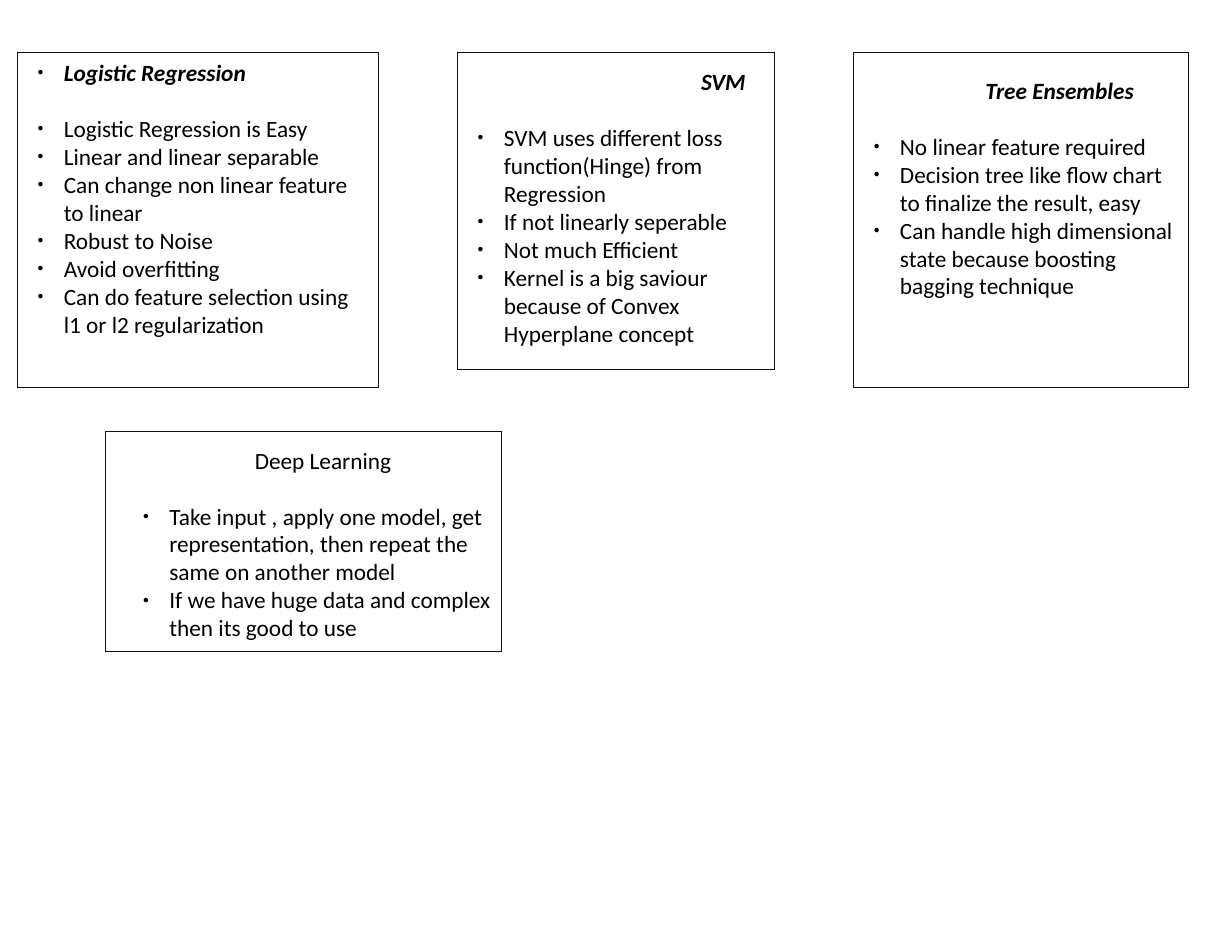
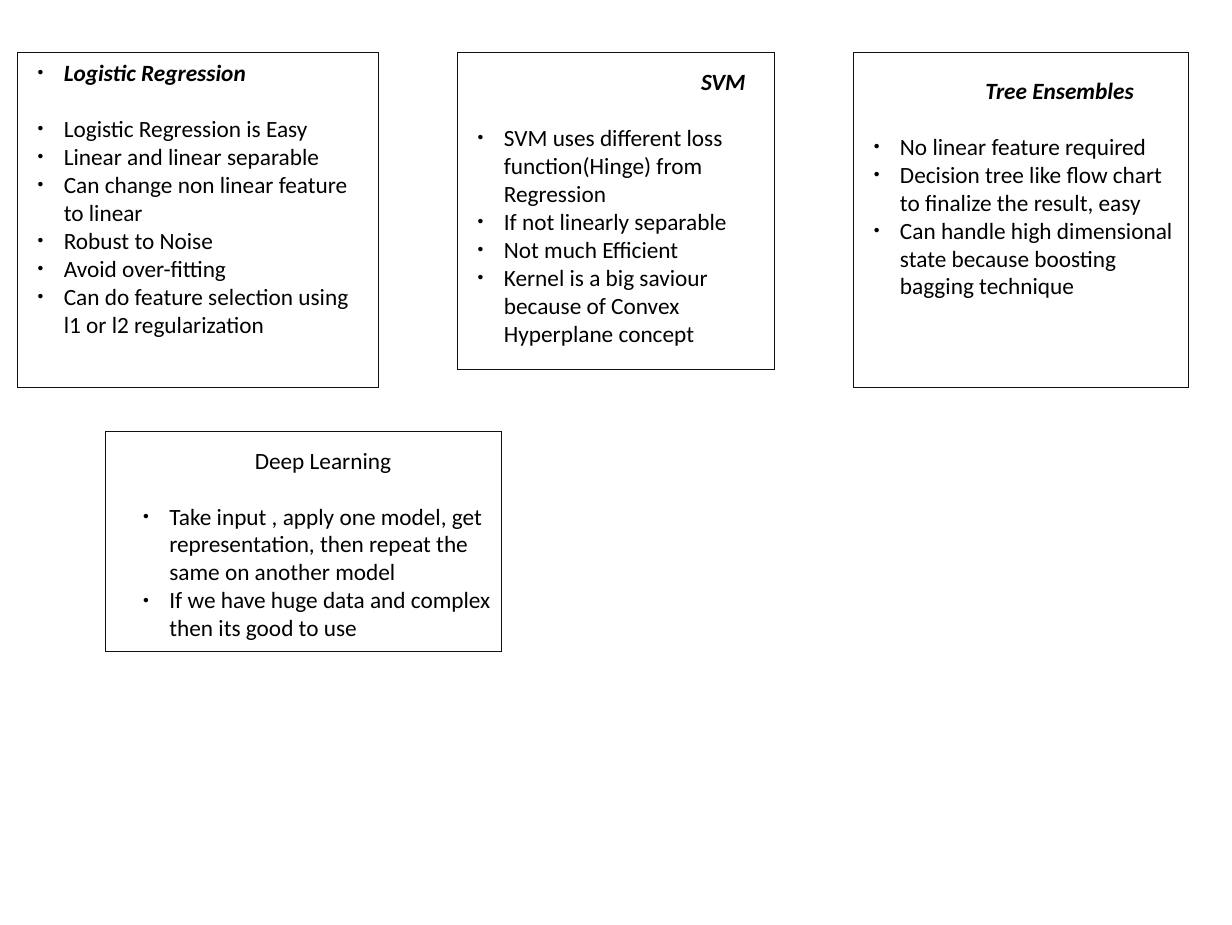
Before and after one commit to abhishek-ch/evolveML, a slide deck: slide 7 of data/smaato.odp. Drawn at 1232x925 pixels with LibreOffice and Linux fonts; fonts in the diff are those of the drawing. Boxes give left, top, right and bottom in pixels: in the first picture for what was removed or moved away, otherwise in the second. Text is boxed around its words. In the diff, an @@ line names an element or a change of style, - is before the commit and + after.

```diff
--- a/data/smaato.odp
+++ b/data/smaato.odp
@@ text at [504, 213, 726, 234]: text changed @@
-● If not linearly seperable
+● If not linearly separable
@@ text at [64, 260, 226, 281]: text changed @@
-● Avoid overfitting
+● Avoid over-fitting
```
Also in this commit, not shown: 2 other slides changed.
